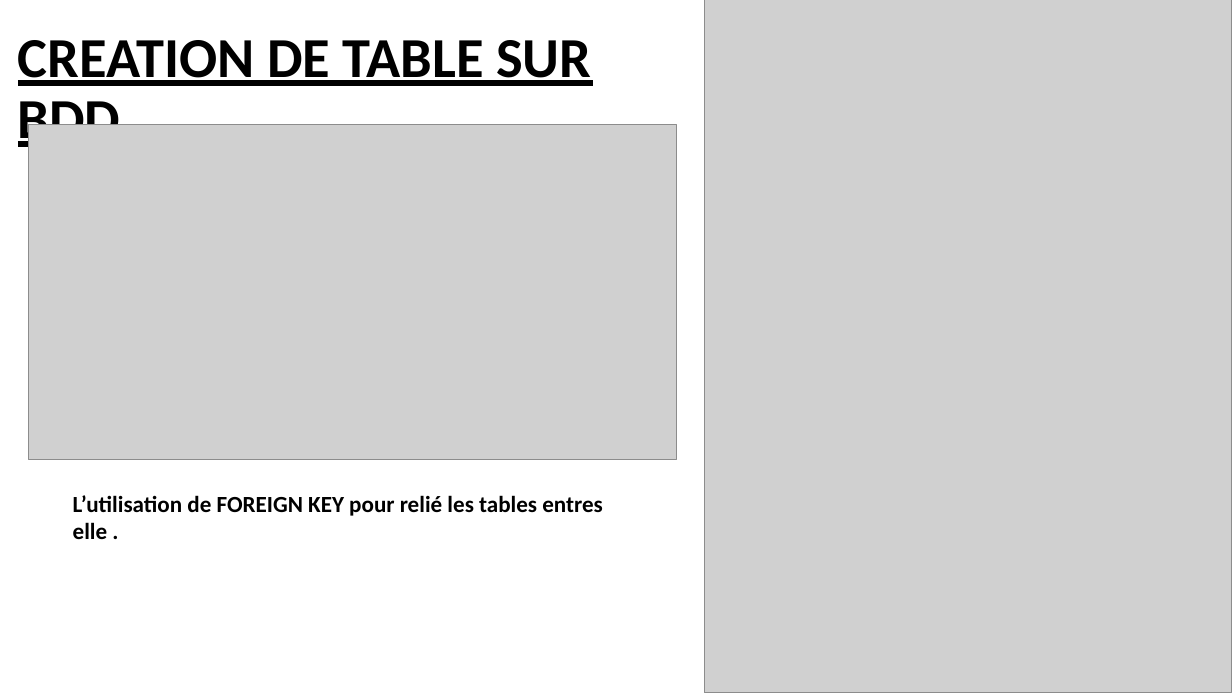
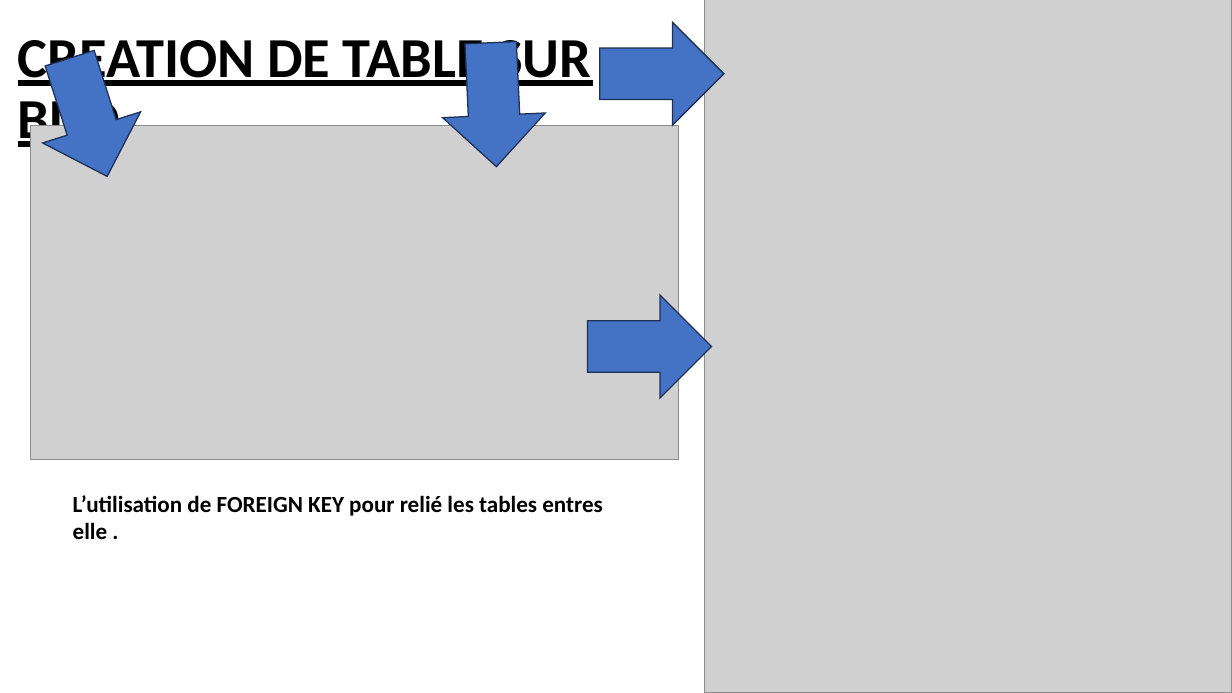
Before and after one commit to yamsmdj/OnePiece, a slide deck: slide 3 of bd/ONE PIECE.pptx. Drawn at 1232x693 pixels with LibreOffice and Linux fonts; fonts in the diff are those of the drawing; grey boxes stand for pictures. Boxes give left, top, right and bottom in pixels: in the first picture for what was removed or moved away, otherwise in the second. Text is boxed around its words. In the diff, an @@ line names an element or a change of style, - is before the commit and + after.

```diff
--- a/bd/ONE PIECE.pptx
+++ b/bd/ONE PIECE.pptx
@@ right arrow added at (x1=600, y1=22, x2=724, y2=125), fill #4472C4, outline #1E3256 1 pt @@
@@ right arrow added at (x1=21, y1=42, x2=156, y2=191), fill #4472C4, outline #1E3256 1 pt @@
@@ right arrow added at (x1=439, y1=41, x2=548, y2=169), fill #4472C4, outline #1E3256 1 pt @@
@@ right arrow added at (x1=588, y1=295, x2=712, y2=397), fill #4472C4, outline #1E3256 1 pt @@
```
Also in this commit, not shown: 8 other slides changed, 3 other files.
